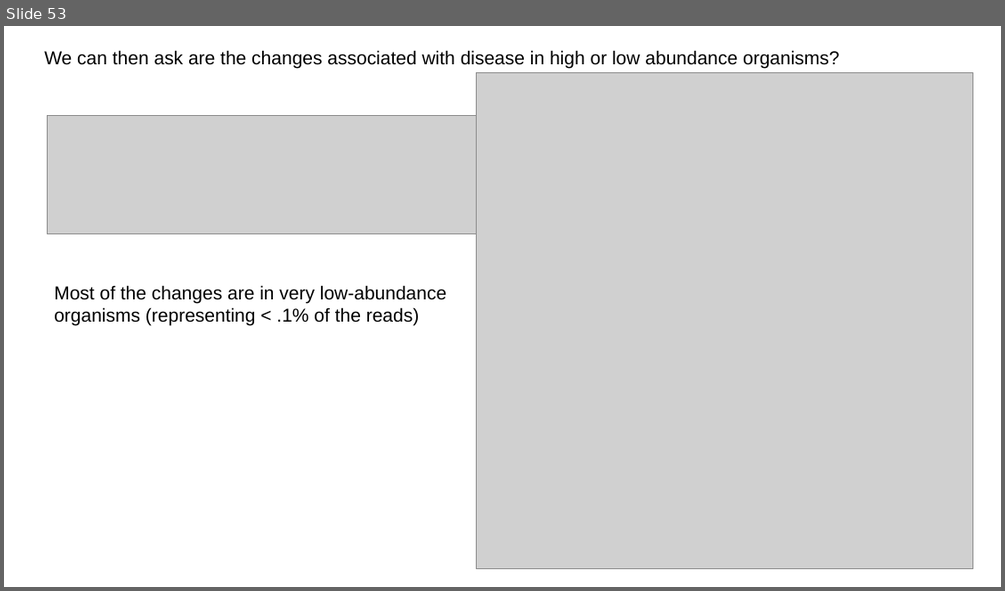
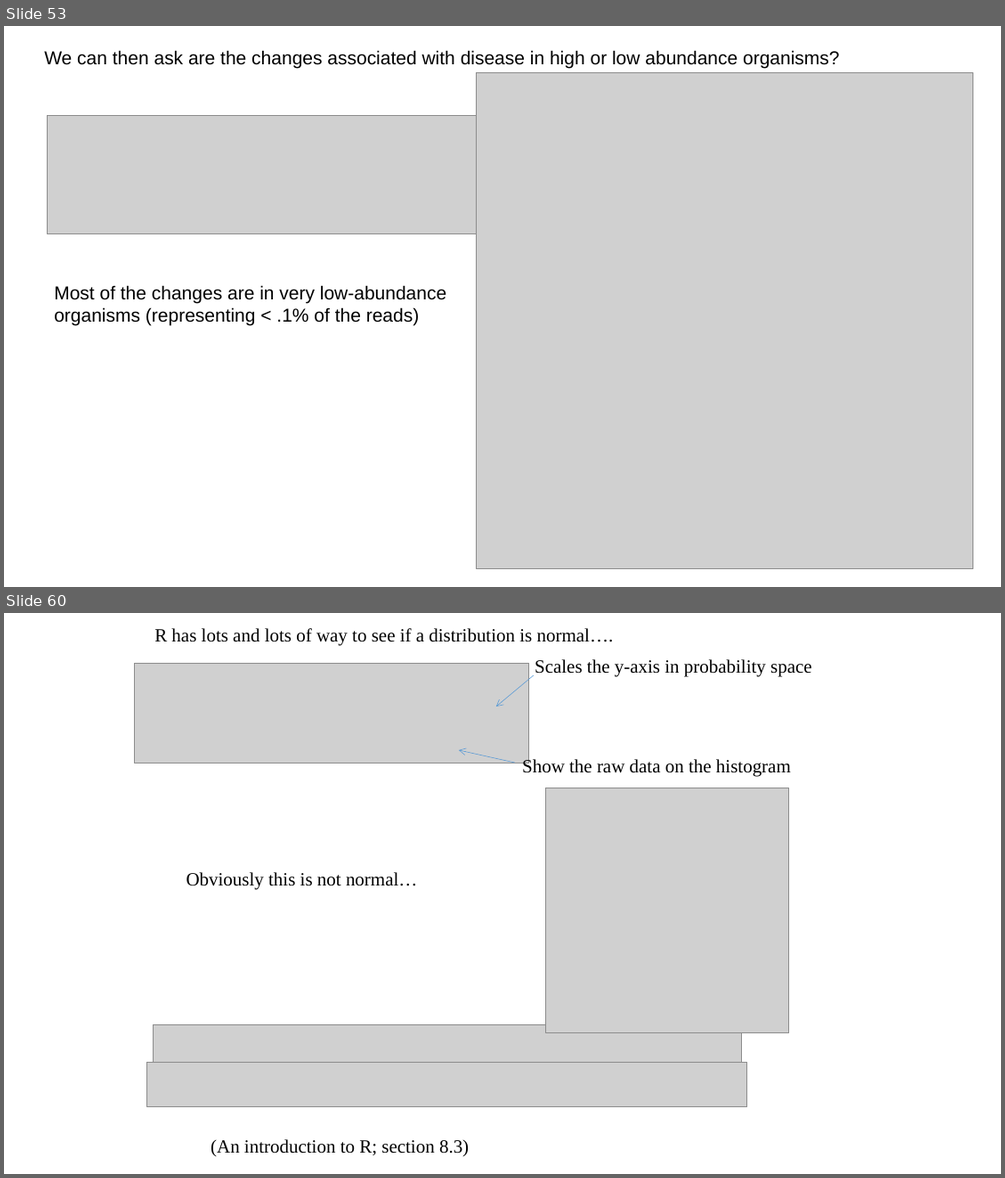
Before and after one commit to afodor/afodor.github.io, a slide deck: classes/ChapelHill2016/ChapelHillWorkshop_Fodor.pptx. Shown one above the other, each under a label of ours: slide 53 before the commit, slides 53 and 60 after it; the slides between them are not shown. The pictures are 1005x591 and 1005x1178 pixels, drawn with LibreOffice and Linux fonts; fonts in the diff are those of the drawing; grey boxes stand for pictures. Boxes give left, top, right and bottom in pixels: in the first picture for what was removed or moved away, otherwise in the second. Text is boxed around its words. In the diff, an @@ line names an element or a change of style, - is before the commit and + after.

Commit message:
add normality assumptions

```diff
--- a/classes/ChapelHill2016/ChapelHillWorkshop_Fodor.pptx
+++ b/classes/ChapelHill2016/ChapelHillWorkshop_Fodor.pptx
@@ slide 60 added at <box>4,613,1001,1174</box>, background #FFFFFF @@
@@ text added at <box>154,628,614,645</box>, 18 pt, text #000000 @@
+R has lots and lots of way to see if a distribution is normal….
@@ picture added at <box>135,663,529,763</box> @@
@@ text added at <box>534,659,812,676</box>, 18 pt, text #000000 @@
+Scales the y-axis in probability space
@@ arrow added from (534, 675) to (496, 706), #5B9BD5 0.5 pt @@
@@ arrow added from (515, 763) to (459, 750), #5B9BD5 0.5 pt @@
@@ text added at <box>522,757,791,776</box>, 18 pt, text #000000 @@
+Show the raw data on the histogram
@@ picture added at <box>546,787,789,1032</box> @@
@@ text added at <box>186,872,417,889</box>, 18 pt, text #000000 @@
+Obviously this is not normal…
@@ picture added at <box>154,1024,741,1069</box> @@
@@ picture added at <box>146,1062,746,1107</box> @@
@@ text added at <box>210,1139,469,1156</box>, 18 pt, text #000000 @@
+(An introduction to R; section 8.3)
```
Also in this commit, not shown: 6 slides changed, 15 other slides added.
